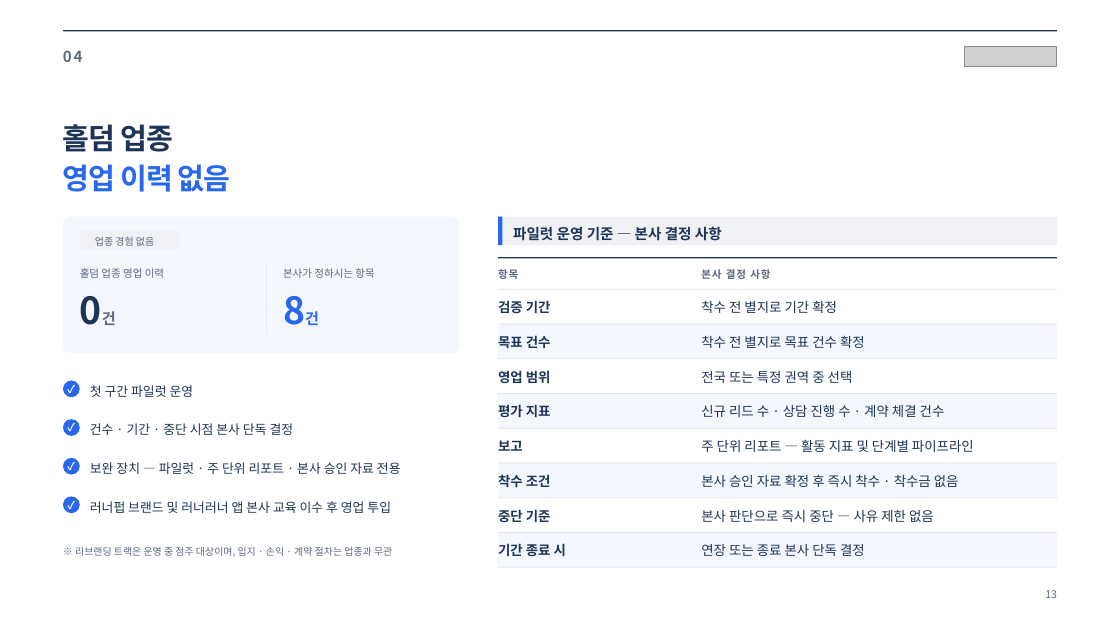
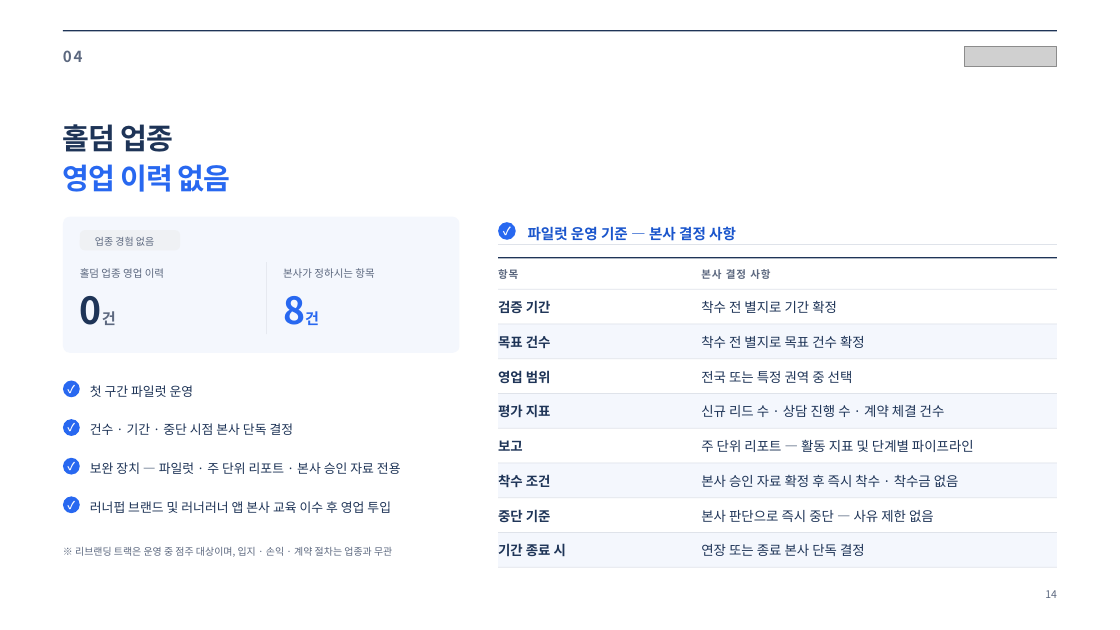
Before and after one commit to jyjzzjtube-pixel/onewillco-meeting-2026, a slide deck: slide 14 of runnerpub-proposal/runnerpub_proposal_naeilsajang.pptx (slide 13 before the commit). Drawn at 1120x630 pixels with LibreOffice and Linux fonts; fonts in the diff are those of the drawing; grey boxes stand for pictures; background and template pictures are left out. Boxes give left, top, right and bottom in pixels: in the first picture for what was removed or moved away, otherwise in the second. Text is boxed around its words. In the diff, an @@ line names an element or a change of style, - is before the commit and + after.

```diff
--- a/runnerpub-proposal/runnerpub_proposal_naeilsajang.pptx
+++ b/runnerpub-proposal/runnerpub_proposal_naeilsajang.pptx
@@ rectangle removed at [498, 217, 502, 245] @@
@@ ellipse added at [498, 223, 516, 240], fill #2868F0 @@
@@ text added at [498, 223, 516, 240], 9.7 pt, text #FFFFFF, bold @@
+✓
@@ text "파일럿 운영 기준 — 본사 ...": place and size @@
-text "파일럿 운영 기준 — 본사 ..." at [513, 226, 722, 241]
+text "파일럿 운영 기준 — 본사 ..." at [528, 226, 736, 241]
@@ text "파일럿 운영 기준 — 본사 ..." at [528, 226, 736, 241]: text colour #1E3457 to #1A55CC @@
@@ rectangle: place and size @@
-rectangle at [498, 217, 1057, 245]
+rectangle at [498, 245, 1057, 245]
@@ rectangle at [498, 245, 1057, 245]: fill #EFF1F4 to #DFE3EA @@
@@ text at [1045, 590, 1057, 598]: text changed @@
-13
+14
```
Also in this commit, not shown: 12 other slides changed, 2 slides added, 1 slide removed, 5 other files.
